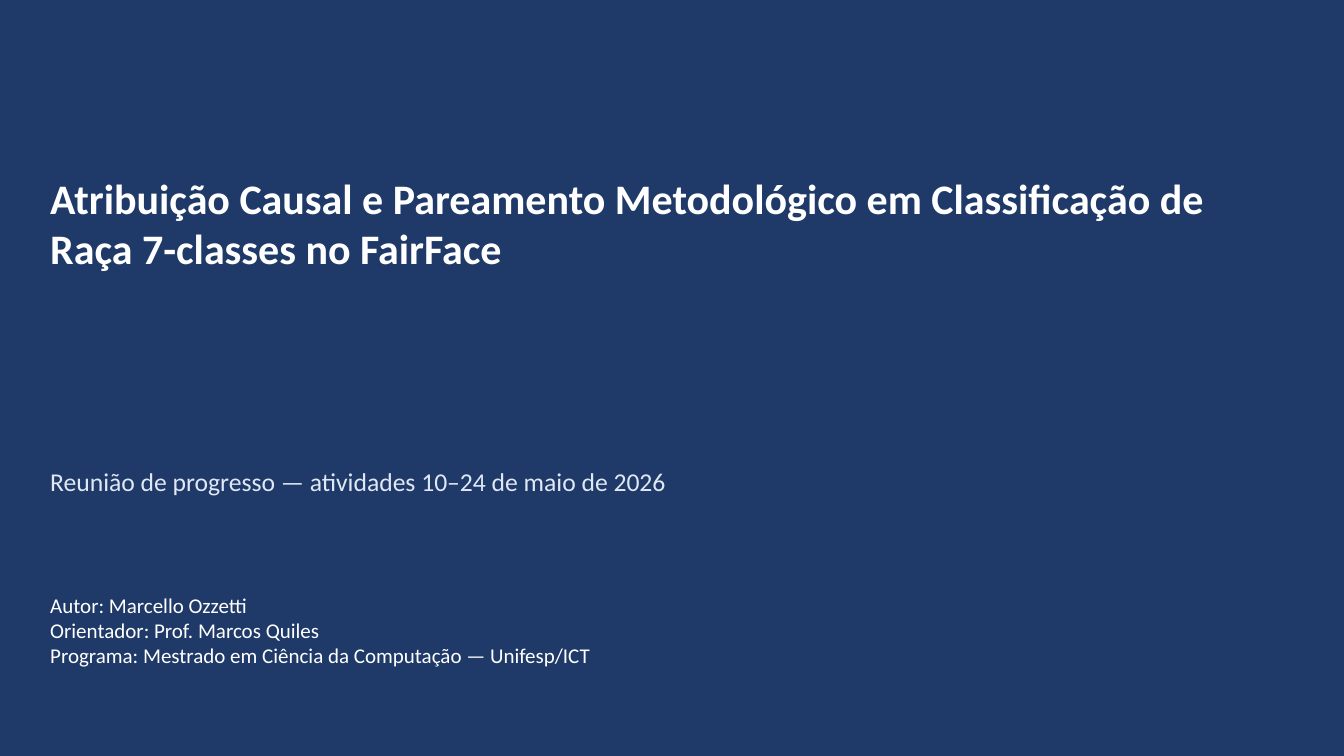
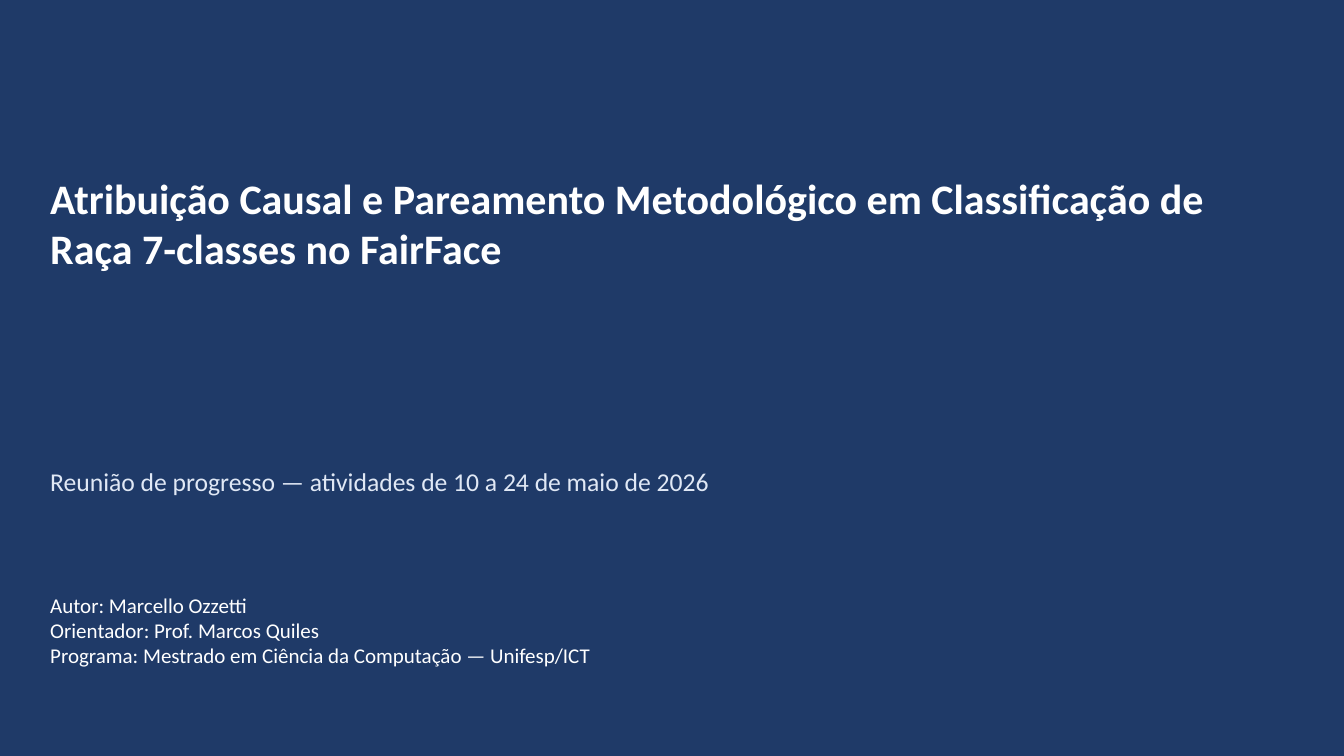
Before and after one commit to marcellozzetti/Facial-Recognition-Models-Mitigating-Bias, a slide deck: slide 1 of docs/apresentações/apresentacao_orientador_2026-05-24.pptx. Drawn at 1344x756 pixels with LibreOffice and Linux fonts; fonts in the diff are those of the drawing. Boxes give left, top, right and bottom in pixels: in the first picture for what was removed or moved away, otherwise in the second. Text is boxed around its words. In the diff, an @@ line names an element or a change of style, - is before the commit and + after.

```diff
--- a/docs/apresentações/apresentacao_orientador_2026-05-24.pptx
+++ b/docs/apresentações/apresentacao_orientador_2026-05-24.pptx
@@ text at [50,473,709,496]: text changed @@
-Reunião de progresso — atividades 10–24 de maio de 2026
+Reunião de progresso — atividades de 10 a 24 de maio de 2026
```
Also in this commit, not shown: 12 other slides changed, 6 slides added, 1 slide removed, 1 other file.
